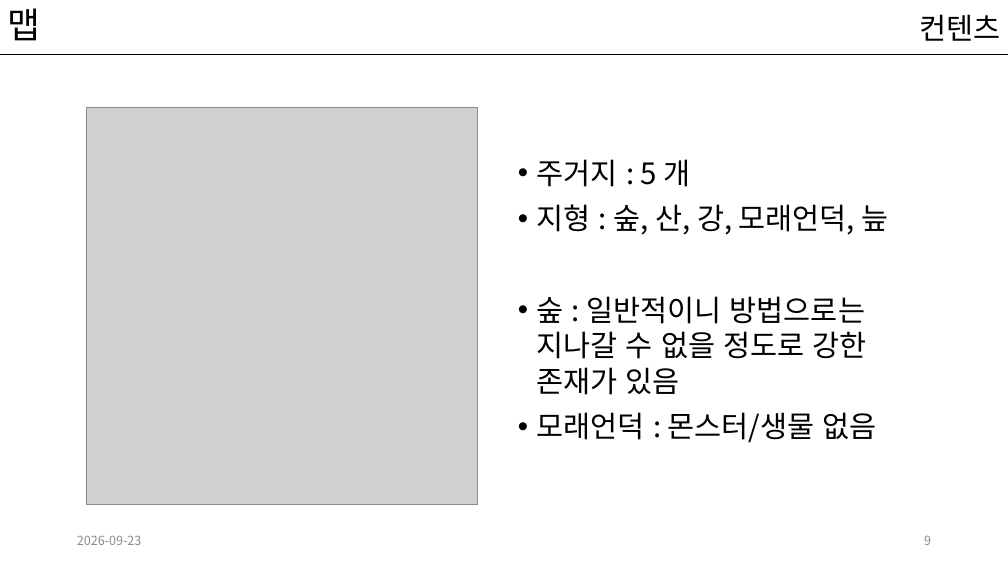
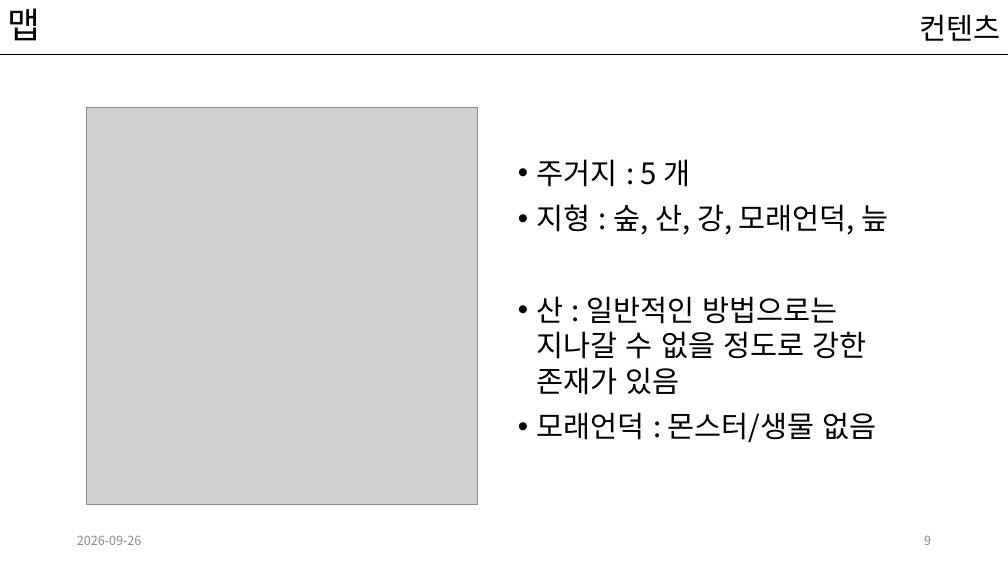
Before and after one commit to kwakyerin/2026_Graduation_Project, a slide deck: slide 9 of documents/HyunahKwon/design/designing/for_pro_pt/배트와 달트_평가pt.pptx. Drawn at 1008x567 pixels with LibreOffice and Linux fonts; fonts in the diff are those of the drawing; grey boxes stand for pictures. Boxes give left, top, right and bottom in pixels: in the first picture for what was removed or moved away, otherwise in the second. Text is boxed around its words. In the diff, an @@ line names an element or a change of style, - is before the commit and + after.

```diff
--- a/documents/HyunahKwon/design/designing/for_pro_pt/배트와 달트_평가pt.pptx
+++ b/documents/HyunahKwon/design/designing/for_pro_pt/배트와 달트_평가pt.pptx
@@ text at <box>537,296,867,395</box>: text changed @@
-• 숲 : 일반적이니 방법으로는
-  지나갈 수 없을 정도로 강한 존재가 있음
+• 산 : 일반적인 방법으로는
+  지나갈 수 없을 정도로 강한 존재가 있음
@@ text at <box>77,536,142,545</box>: text changed @@
-2026-09-23
+2026-09-26
```
Also in this commit, not shown: 16 other slides changed, 1 other file.
